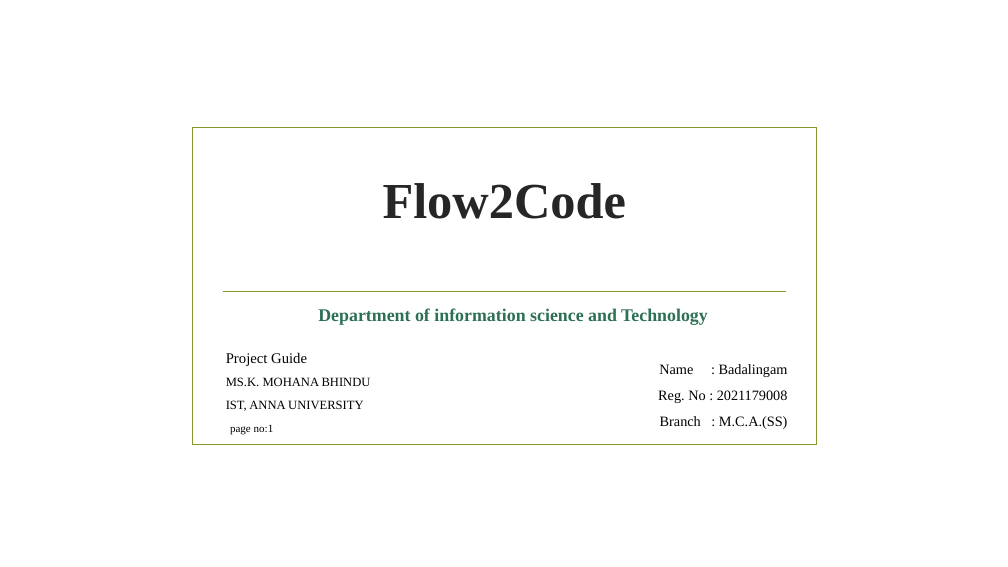
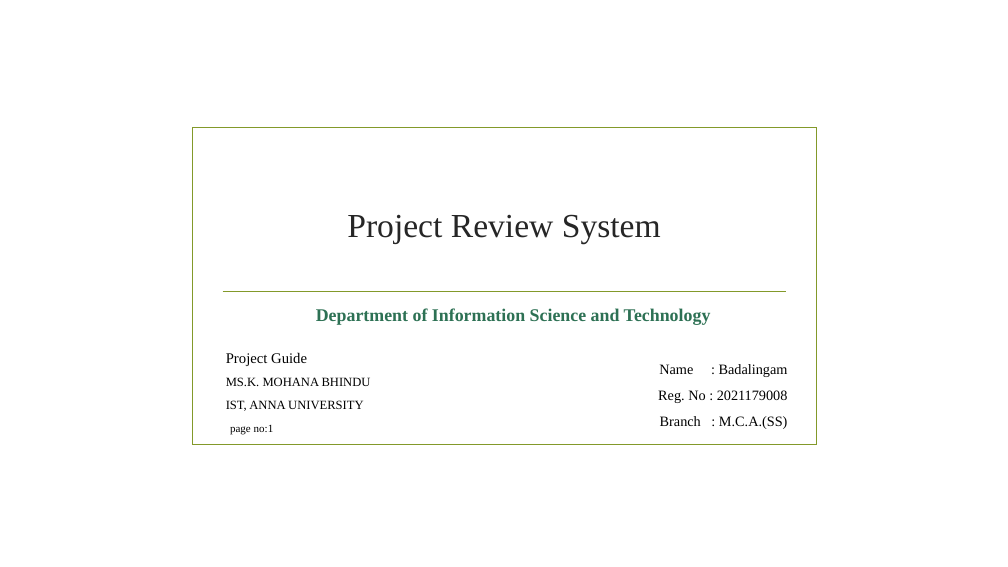
Before and after one commit to Lingamleee/project1, a slide deck: slide 1 of server/public/uploads/2021179008.pptx. Drawn at 1008x567 pixels with LibreOffice and Linux fonts; fonts in the diff are those of the drawing; background and template pictures are left out. Boxes give left, top, right and bottom in pixels: in the first picture for what was removed or moved away, otherwise in the second. Text is boxed around its words. In the diff, an @@ line names an element or a change of style, - is before the commit and + after.

```diff
--- a/server/public/uploads/2021179008.pptx
+++ b/server/public/uploads/2021179008.pptx
@@ title at box(347, 214, 661, 244): text changed; size 48 to 32 pt; bold off @@
-Flow2Code
+Project Review System
@@ subtitle at box(316, 308, 711, 325): text changed @@
-Department of information science and Technology
+Department of Information Science and Technology
```
Also in this commit, not shown: 3 other slides changed, 8 slides added, 8 slides removed, 31 other files.
